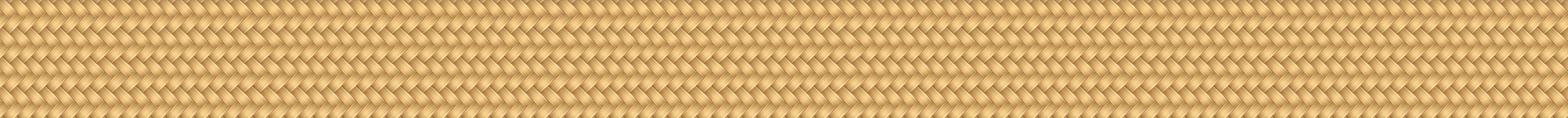
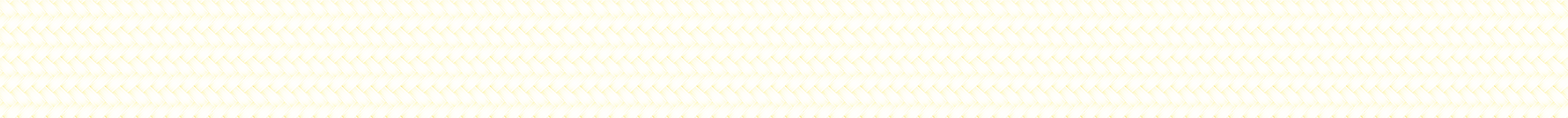
Two versions of the same layered image (1568x118). Layer-by-layer changes:
pixels changed over [left=0, top=0, right=1568, bottom=118] (layer not identified)
